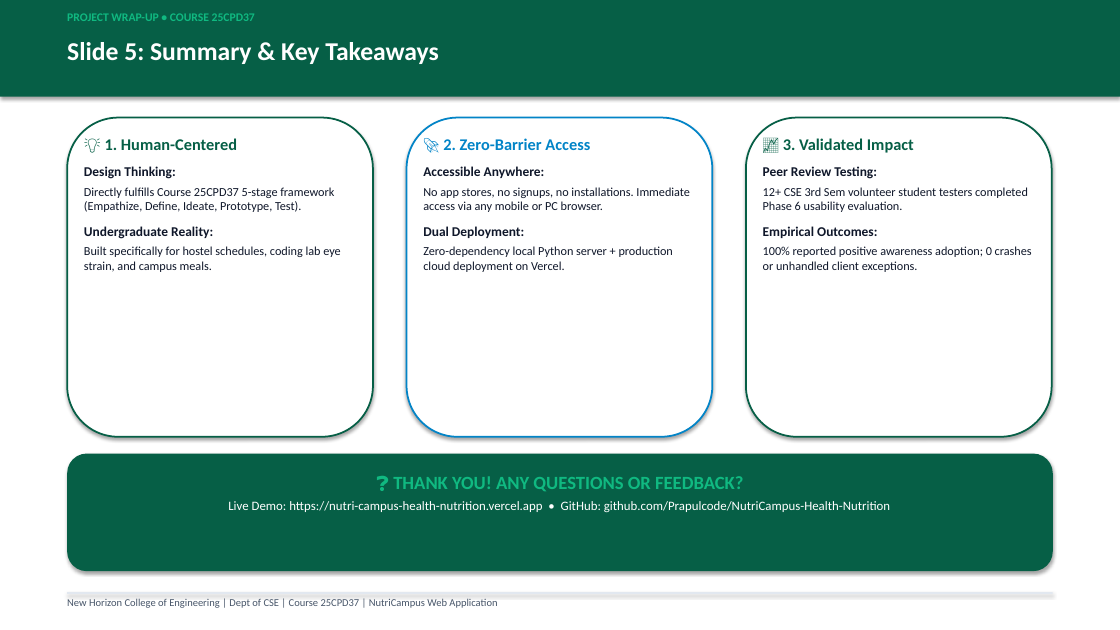
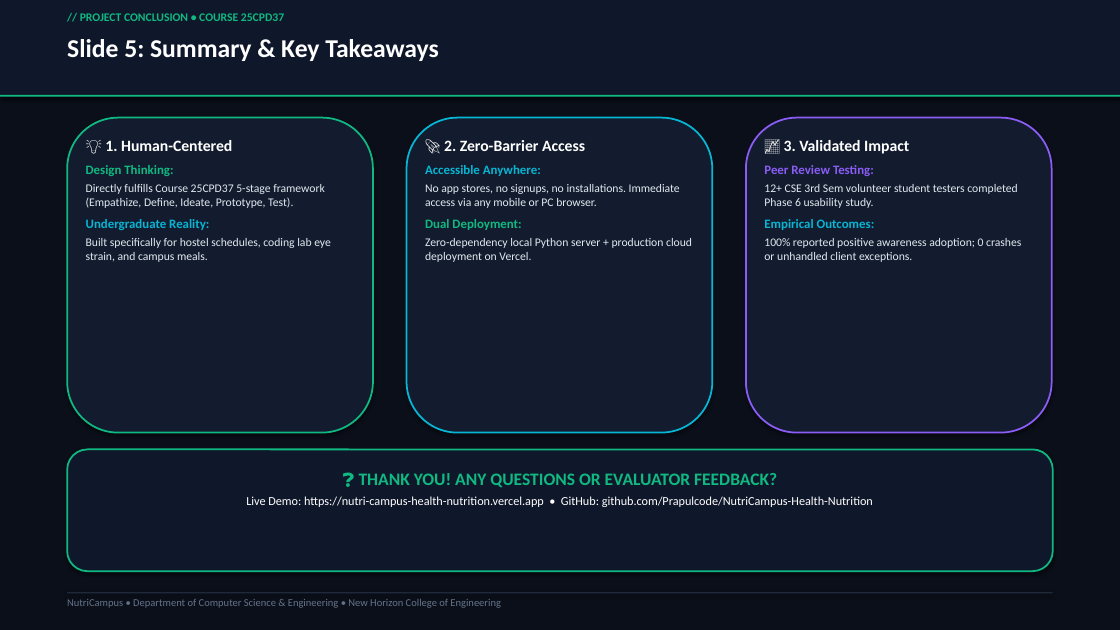
Before and after one commit to Prapulcode/NutriCampus-Health-Nutrition, a slide deck: slide 5 of NutriCampus_5Slide_SRS_Deck.pptx. Drawn at 1120x630 pixels with LibreOffice and Linux fonts; fonts in the diff are those of the drawing. Boxes give left, top, right and bottom in pixels: in the first picture for what was removed or moved away, otherwise in the second. Text is boxed around its words. In the diff, an @@ line names an element or a change of style, - is before the commit and + after.

Commit message:
style: redesign 5-slide SRS deck in Dark Tech / Cyber Minimalist aesthetic

```diff
--- a/NutriCampus_5Slide_SRS_Deck.pptx
+++ b/NutriCampus_5Slide_SRS_Deck.pptx
@@ rectangle at [0, 0, 1120, 97]: fill #065F46 to #0F172A @@
@@ rectangle added at [0, 0, 1120, 630], fill #0B0F19 @@
@@ text at [80, 13, 284, 21]: text changed @@
-PROJECT WRAP-UP • COURSE 25CPD37
+// PROJECT CONCLUSION • COURSE 25CPD37
@@ rectangle added at [0, 95, 1120, 97], fill #10B981 @@
@@ text "💡 1. Human-Centered" at [86, 140, 331, 262]: size 14 to 13.5 pt, text colour #065F46 to #FFFFFF in "💡 1. Human-Centered"; size 11.5 to 11 pt in "Design Thinking:", "Undergraduate Reality:"; text colour #0F172A to #10B981 in "Design Thinking:"; size 10.5 to 10 pt, text colour #0F172A to #E2E8F0 in "Directly fulfills Course 25CPD37 5-stage framework (Empathiz ...", "Built specifically for hostel schedules, coding lab ..."; text colour #0F172A to #06B6D4 in "Undergraduate Reality:"; less space between paragraphs @@
@@ rounded rectangle: place and size @@
-rounded rectangle at [407, 118, 712, 437]
+rounded rectangle at [67, 118, 373, 433]
@@ rounded rectangle at [67, 118, 373, 433]: fill #FFFFFF to #131C2E; outline #0284C7 1.5 pt to #10B981 1.5 pt @@
@@ rounded rectangle removed at [67, 118, 373, 437] @@
@@ text "🚀 2. Zero-Barrier Access" at [425, 140, 692, 262]: size 14 to 13.5 pt, text colour #0284C7 to #FFFFFF in "🚀 2. Zero-Barrier Access"; size 11.5 to 11 pt in "Accessible Anywhere:", "Dual Deployment:"; text colour #0F172A to #06B6D4 in "Accessible Anywhere:"; size 10.5 to 10 pt, text colour #0F172A to #E2E8F0 in "No app stores, no signups, no installations. ...", "Zero-dependency local Python server + production cloud ..."; text colour #0F172A to #10B981 in "Dual Deployment:"; less space between paragraphs @@
@@ rounded rectangle: place and size @@
-rounded rectangle at [746, 118, 1052, 437]
+rounded rectangle at [407, 118, 712, 433]
@@ rounded rectangle at [407, 118, 712, 433]: fill #FFFFFF to #131C2E; outline #065F46 1.5 pt to #06B6D4 1.5 pt @@
@@ rounded rectangle added at [746, 118, 1052, 433], fill #131C2E, outline #8B5CF6 1.5 pt @@
@@ text at [764, 140, 1021, 262]: size 14 to 13.5 pt, text colour #065F46 to #FFFFFF in "📈 3. Validated Impact"; size 11.5 to 11 pt in "Peer Review Testing:", "Empirical Outcomes:"; text colour #0F172A to #8B5CF6 in "Peer Review Testing:"; text colour #0F172A to #06B6D4 in "Empirical Outcomes:"; size 10.5 to 10 pt, text colour #0F172A to #E2E8F0 in "100% reported positive awareness adoption; 0 crashes ..."; less space between paragraphs @@
@@ text at [764, 184, 1017, 208]: text changed; size 10.5 to 10 pt; text colour #0F172A to #E2E8F0 @@
-12+ CSE 3rd Sem volunteer student testers completed Phase 6 usability evaluation.
+12+ CSE 3rd Sem volunteer student testers completed Phase 6 usability study.
@@ rounded rectangle: place and size @@
-rounded rectangle at [67, 454, 1053, 571]
+rounded rectangle at [67, 450, 1053, 571]
@@ rounded rectangle at [67, 450, 1053, 571]: fill #065F46 to #0F172A; outline none to #10B981 1.5 pt @@
@@ text at [359, 473, 777, 487]: text changed; size 16 to 15 pt @@
-❓ THANK YOU! ANY QUESTIONS OR FEEDBACK?
+❓ THANK YOU! ANY QUESTIONS OR EVALUATOR FEEDBACK?
@@ text at [246, 496, 873, 507]: size 11 to 10.5 pt in "Live Demo: https://nutri-campus-health-nutrition.vercel.app  ..." @@
@@ rectangle at [67, 592, 1053, 593]: fill #E2E8F0 to #1E293B @@
@@ text at [67, 599, 500, 608]: text changed; text colour #475569 to #64748B @@
-New Horizon College of Engineering | Dept of CSE | Course 25CPD37 | NutriCampus Web Application
+NutriCampus • Department of Computer Science & Engineering • New Horizon College of Engineering
```
Also in this commit, not shown: 4 other slides changed, 2 other files.
